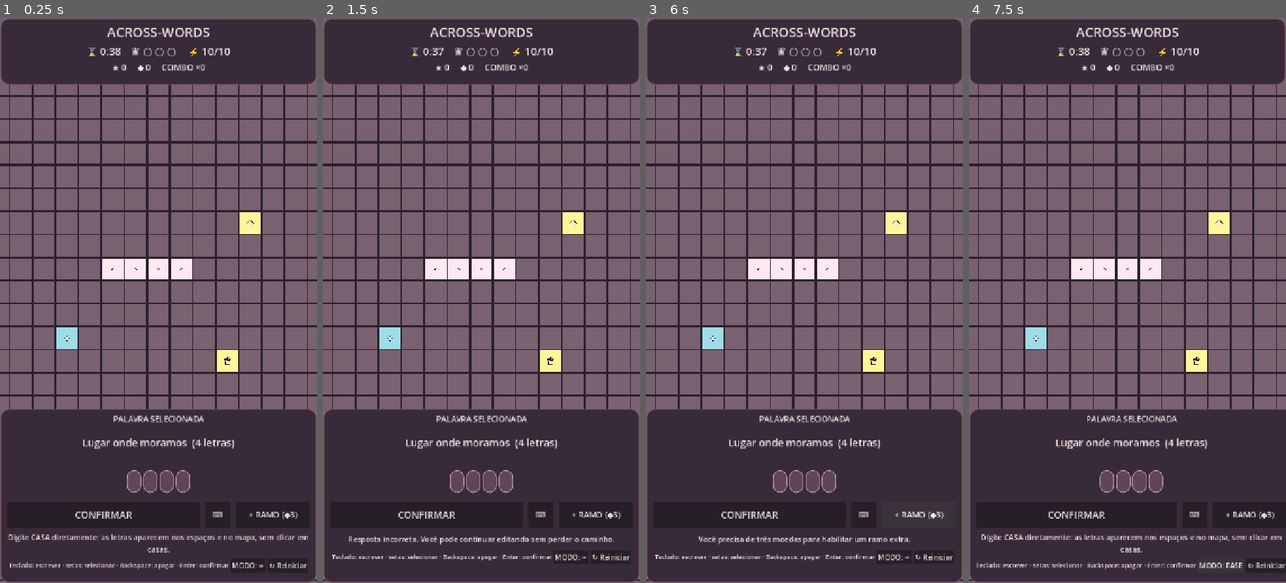
Above: before the commit, frames 1-4 (left to right).
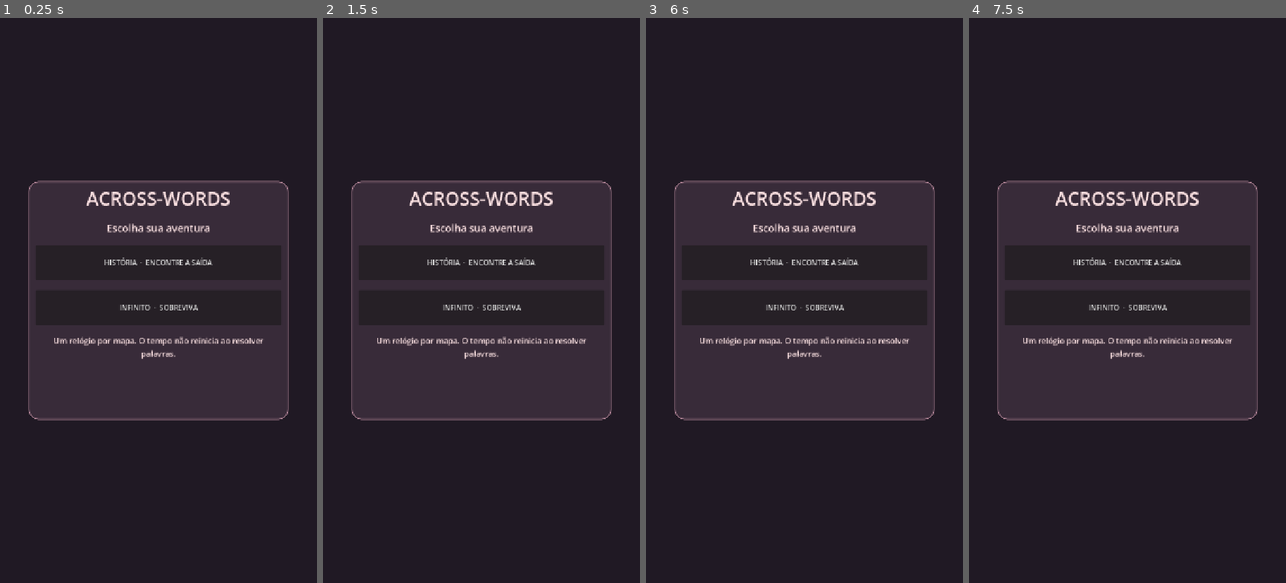
Above: after the commit, the same moments.

Repository: valus-suelo/across-words
Game: Godot game, scene res://main.tscn
Two runs of this game, one before a commit and one after it. Both use one fixed random seed, a clock stepped at 60 frames per second and the inputs below.
Inputs (mouse positions are in pixels of both pictures, inside the frame that each line leads up to):
- Up to frame 1 (0.25 s): no input
- Up to frame 2 (1.5 s): click "CONFIRMAR" at 0.5 s; click (570, 566) at 1.25 s, where only the run after the commit has a clickable "MENU"
- Up to frame 3 (6 s): click "↻ Reiniciar" at 2 s; click "↻ Reiniciar" at 2.75 s; click "↻ Reiniciar" at 3.5 s; click "↻ Reiniciar" at 4.25 s; click "⌨" at 5 s; click "+ RAMO (◆3)" at 5.75 s
- Up to frame 4 (7.5 s): click "↻ Reiniciar" at 6.5 s; click (1216, 566) at 7.25 s, where only the run before the commit has a clickable "MODO: ∞"

The runs differ from the first frame. In frame 1, 54% of the frame differs, in the area x 0-100%, y 0-100%; in frame 2, 54%; in frame 3, 55%; in frame 4, 54%.

Commit message:
v0.15

Diff:
--- a/main.gd
+++ b/main.gd
@@ -5,6 +5,8 @@
 const VISIBLE_RADIUS_Y := 15
 const GAP := 1.02
 const WORD_TIME := 38.0
+const STORY_MAP_TIME := 300.0
+const INFINITE_MAP_TIME := 360.0
 const ENERGY_MAX := 10
 const REGEN_SECONDS := 20.0
 const BG := Color("#2a222d")
@@ -135,7 +137,9 @@
 var letter_slots: HBoxContainer
 var material_cache: Dictionary = {}
 var last_expire_update: int = -1
-var path_time: float = WORD_TIME
+var path_time: float = STORY_MAP_TIME
+var menu_overlay: ColorRect
+var mode_button: Button
 var typed_buffer: String = ""
 var camera_target: Vector3 = Vector3(0, 25, 1.4)
 var visible_origin: Vector2i = Vector2i(999999, 999999)
@@ -181,6 +185,7 @@
     _make_world()
     _make_ui()
     _new_game()
+    _show_main_menu()
 
 func _material_cached(name: String, color: Color, glow: bool = false) -> StandardMaterial3D:
     if material_cache.has(name):
@@ -356,13 +361,9 @@
     column.add_child(footer)
     status_label = _make_label("Teclado: escrever · setas: selecionar · Backspace: apagar · Enter: confirmar", 14)
     footer.add_child(status_label)
-    var mode_button := Button.new()
-    mode_button.text = "MODO: ∞"
-    mode_button.pressed.connect(func() -> void:
-        level_mode = not level_mode
-        mode_button.text = "MODO: FASE" if level_mode else "MODO: ∞"
-        _new_game()
-    )
+    mode_button = Button.new()
+    mode_button.text = "MENU"
+    mode_button.pressed.connect(_show_main_menu)
     footer.add_child(mode_button)
     var restart := Button.new()
     restart.text = "↻ Reiniciar"
@@ -400,7 +401,68 @@
     result_action.custom_minimum_size.y = 72
     result_action.pressed.connect(_result_continue)
     result_column.add_child(result_action)
+    var result_menu := Button.new()
+    result_menu.text = "VOLTAR AO MENU"
+    result_menu.custom_minimum_size.y = 56
+    result_menu.pressed.connect(_show_main_menu)
+    result_column.add_child(result_menu)
     result_overlay.hide()
+
+    # Menu inicial separado da HUD e da tela de resultado.
+    var menu_layer := CanvasLayer.new()
+    menu_layer.layer = 20
+    add_child(menu_layer)
+    menu_overlay = ColorRect.new()
+    menu_overlay.color = Color("#201924")
+    menu_overlay.set_anchors_and_offsets_preset(Control.PRESET_FULL_RECT)
+    menu_overlay.mouse_filter = Control.MOUSE_FILTER_STOP
+    menu_layer.add_child(menu_overlay)
+    var menu_center := CenterContainer.new()
+    menu_center.set_anchors_and_offsets_preset(Control.PRESET_FULL_RECT)
+    menu_overlay.add_child(menu_center)
+    var menu_panel := PanelContainer.new()
+    menu_panel.custom_minimum_size = Vector2(590, 540)
+    menu_panel.add_theme_stylebox_override("panel", _panel_style(Color("#382b39"), Color("#ad8193")))
+    menu_center.add_child(menu_panel)
+    var menu_col := VBoxContainer.new()
+    menu_col.add_theme_constant_override("separation", 22)
+    menu_panel.add_child(menu_col)
+    var menu_title := _make_label("ACROSS-WORDS", 42)
+    menu_title.horizontal_alignment = HORIZONTAL_ALIGNMENT_CENTER
+    menu_col.add_child(menu_title)
+    var subtitle := _make_label("Escolha sua aventura", 23)
+    subtitle.horizontal_alignment = HORIZONTAL_ALIGNMENT_CENTER
+    menu_col.add_child(subtitle)
+    var story := Button.new()
+    story.text = "HISTÓRIA  ·  ENCONTRE A SAÍDA"
+    story.custom_minimum_size.y = 80
+    story.pressed.connect(func() -> void: _start_mode(true))
+    menu_col.add_child(story)
+    var infinite := Button.new()
+    infinite.text = "INFINITO  ·  SOBREVIVA"
+    infinite.custom_minimum_size.y = 80
+    infinite.pressed.connect(func() -> void: _start_mode(false))
+    menu_col.add_child(infinite)
+    var hint := _make_label("Um relógio por mapa. O tempo não reinicia ao resolver palavras.", 18)
+    hint.horizontal_alignment = HORIZONTAL_ALIGNMENT_CENTER
+    hint.autowrap_mode = TextServer.AUTOWRAP_WORD_SMART
+    menu_col.add_child(hint)
+
+func _show_main_menu() -> void:
+    game_over = true
+    if is_instance_valid(result_overlay):
+        result_overlay.hide()
+    if is_instance_valid(menu_overlay):
+        menu_overlay.show()
+    if is_instance_valid(entry):
+        entry.release_focus()
+
+func _start_mode(story: bool) -> void:
+    level_mode = story
+    level_number = 1
+    _new_game()
+    menu_overlay.hide()
+    _message("HISTÓRIA: encontre a saída!" if story else "INFINITO: sobreviva e acumule pontos!")
 
 func _show_result(victory: bool, reason: String) -> void:
     if game_over and result_overlay.visible:
@@ -448,7 +510,7 @@
     combo = 0
     regen = 0.0
     elapsed = 0.0
-    path_time = WORD_TIME
+    path_time = STORY_MAP_TIME if level_mode else INFINITE_MAP_TIME
     typed_buffer = ""
     camera_target = Vector3(0, 25, 1.4)
     camera.position = camera_target
@@ -845,13 +907,8 @@
         last_navigation_arrow = Vector2i.ZERO
     energy -= 1
     combo += 1
-    var quick: bool = path_time >= WORD_TIME * 0.55
-    # O relógio só é renovado depois de CONFIRMAR uma resposta correta.
-    path_time = WORD_TIME + (minf(8.0, float(combo - 1) * 2.0) if quick else 0.0)
+    # Tempo é global do mapa: resolver palavras NÃO reinicia o relógio.
     points += 100 + mini(combo, 10) * 15
-    if quick and combo >= 2:
-        energy = mini(ENERGY_MAX, energy + 1)
-        path_time += 5.0
     _clear_preview(false)
     drafts.clear()  # Só CONFIRMAR descarta alternativas.
     typed_buffer = ""
@@ -1245,6 +1302,8 @@
     _message("Letra %s (%d/%d)" % [_anchor_letter(parent_index, anchor_index), slot + 1, count])
 
 func _input(event: InputEvent) -> void:
+    if game_over or (is_instance_valid(menu_overlay) and menu_overlay.visible):
+        return
     var key_event := event as InputEventKey
     if key_event == null:
         return
@@ -1291,6 +1350,8 @@
         _apply_direction(direction)
 
 func _unhandled_input(event: InputEvent) -> void:
+    if game_over or (is_instance_valid(menu_overlay) and menu_overlay.visible):
+        return
     if event is InputEventMouseButton:
         if event.pressed and event.button_index == MOUSE_BUTTON_WHEEL_UP:
             camera.size = maxf(13.0, camera.size - 1.0)
